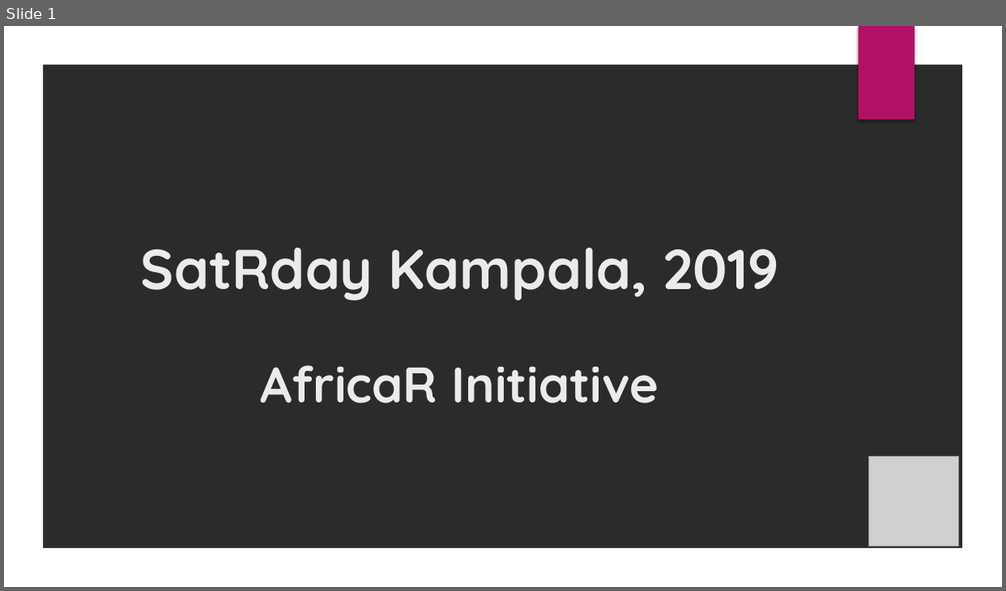
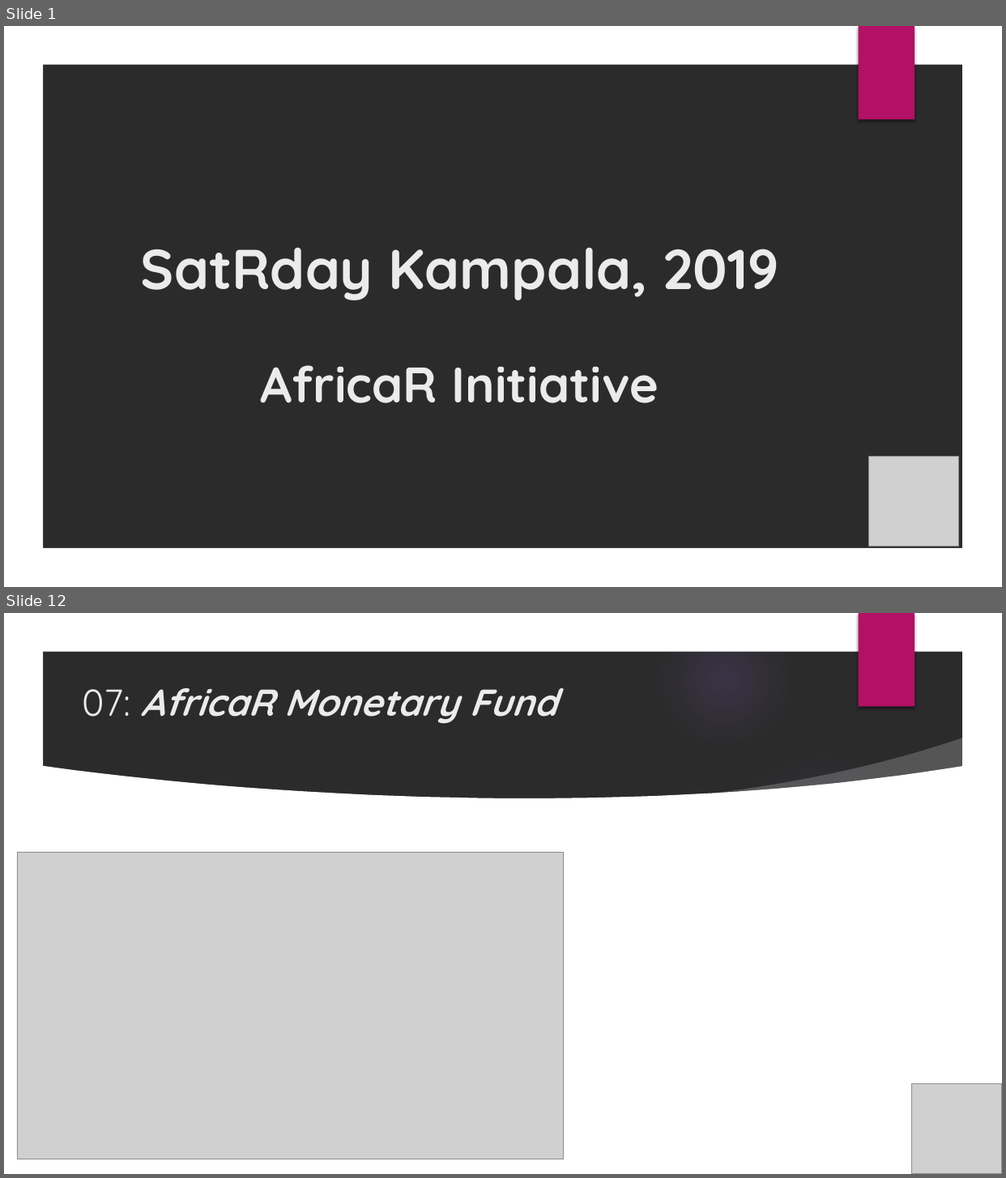
Before and after one commit to Shelmith-Kariuki/R, a slide deck: Trainings/Deck.pptx. Shown one above the other, each under a label of ours: slide 1 before the commit, slides 1 and 12 after it; the slides between them are not shown. The pictures are 1006x591 and 1006x1178 pixels, drawn with LibreOffice and Linux fonts; fonts in the diff are those of the drawing; grey boxes stand for pictures; background and template pictures are left out; a plain dark background stands for a picture behind light text. Boxes give left, top, right and bottom in pixels: in the first picture for what was removed or moved away, otherwise in the second. Text is boxed around its words. In the diff, an @@ line names an element or a change of style, - is before the commit and + after.

```diff
--- a/Trainings/Deck.pptx
+++ b/Trainings/Deck.pptx
@@ slide 12 added at (x1=4, y1=613, x2=1002, y2=1174), background picture (left out); not listed: 2 template elements that a slide beside it also shows @@
@@ title added at (x1=82, y1=688, x2=557, y2=723), 36 pt, text #EBEBEB, bold, italic @@
+07: AfricaR Monetary Fund
@@ group added at (x1=4, y1=614, x2=971, y2=1174): 5 ellipses, 2 freeform shapes @@
@@ picture added at (x1=18, y1=853, x2=564, y2=1160) @@
@@ picture added at (x1=912, y1=1084, x2=1002, y2=1174) @@
```
Also in this commit, not shown: 12 other slides added, 2 slides removed.
